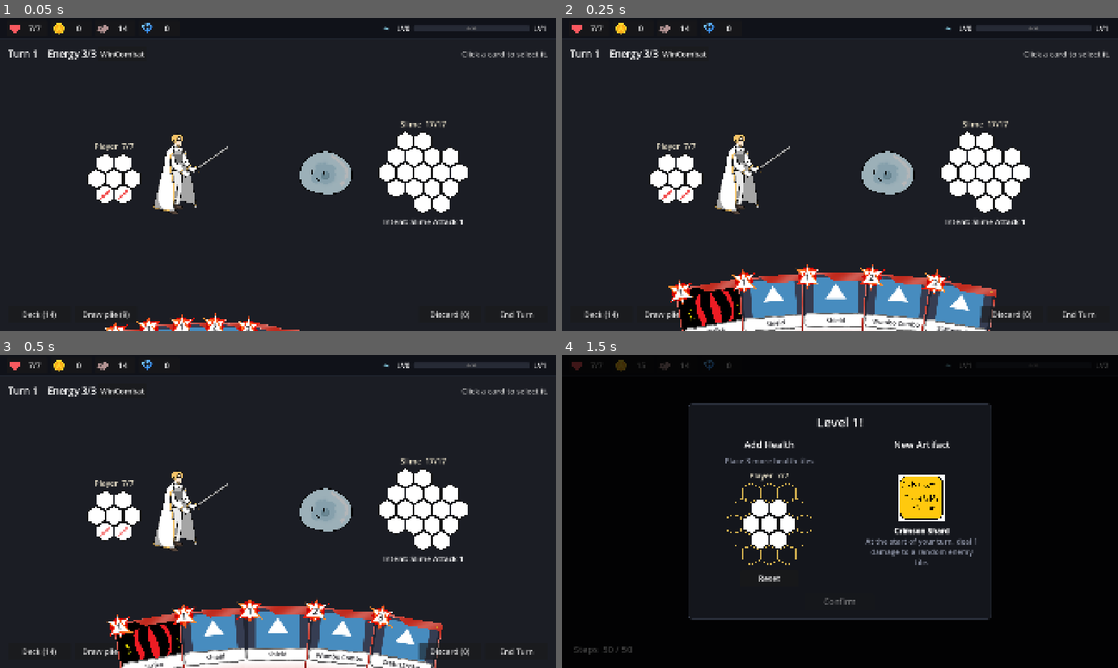
Above: before the commit, frames 1-4 (two rows, left to right).
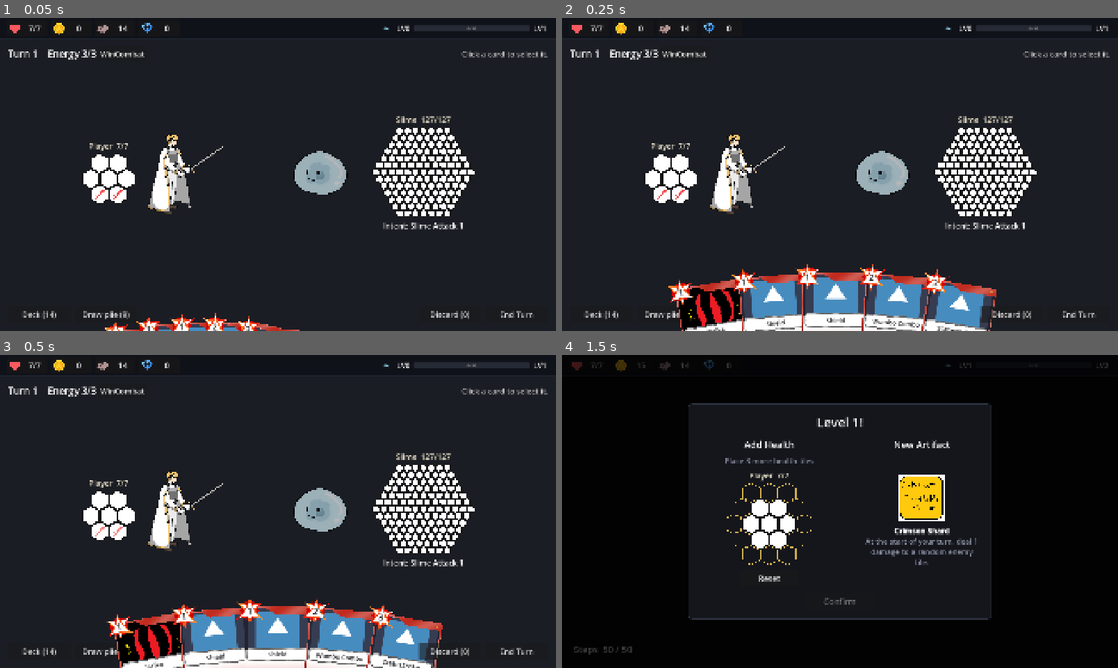
Above: after the commit, the same moments.

Repository: himaiayas/hex-sts
Game: Godot game, scene res://scenes/combat.tscn
The game is run twice, just before and just after one commit, with the same random seed, the same clock (stepped at 60 frames per second) and the same inputs. This scene is started directly instead of the project's main scene. The engine's default icon, where the game draws it, is replaced by a stand-in: a white triangle on a blue panel in a dark square.
Inputs:
- Up to frame 1 (0.05 s): no input
- Up to frame 2 (0.25 s): no input
- Up to frame 3 (0.5 s): no input
- Up to frame 4 (1.5 s): click "WinCombat" at 0.5 s; click "Continue" at 1.25 s

The runs differ from the first frame. In frame 1, 4.7% of the frame differs, in the area x 15-86%, y 31-68%; in frame 2, 4.7%; in frame 3, 4.7%; in frame 4, nothing differs.

Commit message:
feat: assert maximum size for health grid

Diff:
--- a/scripts/combat/ui/health_grid_view.gd
+++ b/scripts/combat/ui/health_grid_view.gd
@@ -6,7 +6,8 @@
 
 signal cell_clicked(unit: CombatUnit, coords: Vector2i)
 
-const HEX_SIZE := 36.0
+const HEX_SIZE := 36.0  # largest hex radius; big grids shrink below it
+const MAX_GRID_SIZE := Vector2(360, 330)  # hexes shrink so the grid (without its name) fits in this
 const SQRT3 := 1.7320508
 const NAME_HEIGHT := 40.0
 const NO_CELL := Vector2i(999999, 999999)  # not (0,0): that's a real cell
@@ -44,6 +45,7 @@
 
 var _hover := NO_CELL
 var _origin := Vector2.ZERO
+var _hex := HEX_SIZE  # current hex radius
 var _info_cell := NO_CELL  # tile under the mouse, for the info panels (any grid, clickable or not)
 var _info_timer := 0.0
 var _info_box := InfoPanel.make_box()
@@ -70,16 +72,24 @@
 
 
 func refresh() -> void:
+	# Measure at hex size 1, then pick the size that fits MAX_GRID_SIZE.
 	var min_p := Vector2(INF, INF)
 	var max_p := Vector2(-INF, -INF)
 	for cell in unit.health.keys() + candidates:
-		var p := axial_to_pixel(cell)
+		var p := axial_to_pixel(cell, 1.0)
 		min_p = min_p.min(p)
 		max_p = max_p.max(p)
 	if min_p.x == INF:
 		min_p = Vector2.ZERO
 		max_p = Vector2.ZERO
-	var pad := Vector2(HEX_SIZE, HEX_SIZE)
+	var extent := max_p - min_p + Vector2(2.0, 2.0)  # plus one hex of padding each side
+	_hex = minf(HEX_SIZE, minf(MAX_GRID_SIZE.x / extent.x, MAX_GRID_SIZE.y / extent.y))
+	min_p *= _hex
+	max_p *= _hex
+	for key in _particles:  # rebuilt at the new size by _sync_particles
+		_particles[key].queue_free()
+	_particles.clear()
+	var pad := Vector2(_hex, _hex)
 	_origin = -min_p + pad + Vector2(0, NAME_HEIGHT)
 	custom_minimum_size = max_p - min_p + pad * 2 + Vector2(0, NAME_HEIGHT)
 	queue_redraw()
@@ -106,7 +116,7 @@
 				if not _particles.has(key):
 					_particles[key] = _make_particles(effect)
 					add_child(_particles[key])
-				_particles[key].position = _origin + axial_to_pixel(cell)
+				_particles[key].position = cell_position(cell)
 	for key in _particles.keys():
 		if not wanted.has(key):
 			_particles[key].queue_free()
@@ -119,7 +129,7 @@
 	particles.lifetime = PARTICLE_LIFETIME
 	particles.preprocess = PARTICLE_LIFETIME  # already drifting when it appears
 	particles.emission_shape = CPUParticles2D.EMISSION_SHAPE_SPHERE
-	particles.emission_sphere_radius = PARTICLE_SPREAD
+	particles.emission_sphere_radius = PARTICLE_SPREAD * _hex / HEX_SIZE
 	particles.direction = Vector2.UP
 	particles.spread = 20.0
 	particles.gravity = Vector2.ZERO
@@ -134,7 +144,7 @@
 	var icon := effect.get_icon()
 	if icon:
 		particles.texture = icon
-		var scale_amount := PARTICLE_SIZE / icon.get_width()
+		var scale_amount := PARTICLE_SIZE * _hex / HEX_SIZE / icon.get_width()
 		particles.scale_amount_min = scale_amount * 0.8
 		particles.scale_amount_max = scale_amount
 	else:  # no icon: small dots in the effect's colour
@@ -175,15 +185,15 @@
 			color = COLOR_NEW
 		# if action_tile_dict.has(cell):
 		# 	color = color.lerp(COLOR_PREVIEW, 0.65)
-		var corners := hex_corners(_origin + axial_to_pixel(coord), HEX_SIZE - 2.5)
+		var corners := hex_corners(cell_position(coord), _hex - 2.5)
 		draw_colored_polygon(corners, color)
 		corners.append(corners[0])
 		draw_polyline(corners, COLOR_EDGE, 3.0)
 		if tile.hp >= Enum.HealthTileEnum.SHIELDED:
-			_draw_shield(_origin + axial_to_pixel(coord), SHIELD_ALPHA)
+			_draw_shield(cell_position(coord), SHIELD_ALPHA)
 
 	for cell in candidates:
-		var corners := hex_corners(_origin + axial_to_pixel(cell), HEX_SIZE - 2.5)
+		var corners := hex_corners(cell_position(cell), _hex - 2.5)
 		if cell == _hover:
 			draw_colored_polygon(corners, Color(COLOR_CANDIDATE, 0.35))
 		corners.append(corners[0])
@@ -231,11 +241,11 @@
 	if _info_box.get_child_count() == 0:
 		return
 	_info_box.reset_size()
-	var tile_center := get_global_transform() * (_origin + axial_to_pixel(cell))
-	var pos := tile_center + Vector2(HEX_SIZE + InfoPanel.GAP, -HEX_SIZE)
+	var tile_center := get_global_transform() * (_origin + cell_position(cell))
+	var pos := tile_center + Vector2(_hex + InfoPanel.GAP, -_hex)
 	var screen := get_viewport_rect().size
 	if pos.x + _info_box.size.x > screen.x:
-		pos.x = tile_center.x - HEX_SIZE - InfoPanel.GAP - _info_box.size.x
+		pos.x = tile_center.x - _hex - InfoPanel.GAP - _info_box.size.x
 	pos.y = clampf(pos.y, 0.0, maxf(0.0, screen.y - _info_box.size.y))
 	_info_box.position = pos
 	_info_box.show()
@@ -243,20 +253,20 @@
 
 ## What an action will do to a tile: its icon, a small shield hex, or (no icon) its colour.
 func _draw_action(t: BaseActionTile, cell: Vector2i, alpha: float) -> void:
-	var center := _origin + axial_to_pixel(cell)
+	var center := cell_position(cell)
 	if t is ShieldTile:
 		_draw_shield(center, alpha * SHIELD_ALPHA)
 		return
 	var icon := t.get_icon()
 	if icon:
-		var half := Vector2.ONE * ICON_SIZE / 2.0
+		var half := Vector2.ONE * ICON_SIZE * _hex / HEX_SIZE / 2.0
 		draw_texture_rect(icon, Rect2(center - half, half * 2.0), false, Color(1, 1, 1, alpha))
 	else:
-		draw_colored_polygon(hex_corners(center, HEX_SIZE - 2.5), Color(t.get_color(), alpha * 0.5))
+		draw_colored_polygon(hex_corners(center, _hex - 2.5), Color(t.get_color(), alpha * 0.5))
 
 
 func _draw_shield(center: Vector2, alpha: float) -> void:
-	draw_colored_polygon(hex_corners(center, HEX_SIZE * SHIELD_SCALE), Color(COLOR_SHIELDED, alpha))
+	draw_colored_polygon(hex_corners(center, _hex * SHIELD_SCALE), Color(COLOR_SHIELDED, alpha))
 
 
 func _gui_input(event: InputEvent) -> void:
@@ -282,13 +292,18 @@
 			cell_clicked.emit(unit, cell)
 
 
+## Centre of a cell in this grid's local coordinates.
+func cell_position(cell: Vector2i) -> Vector2:
+	return _origin + axial_to_pixel(cell, _hex)
+
+
 static func axial_to_pixel(c: Vector2i, hex_size := HEX_SIZE) -> Vector2:
 	return Vector2(hex_size * SQRT3 * (c.x + c.y / 2.0), hex_size * 1.5 * c.y)
 
 
 func _pixel_to_axial(p: Vector2) -> Vector2i:
-	var fq := (SQRT3 / 3.0 * p.x - p.y / 3.0) / HEX_SIZE
-	var fr := (2.0 / 3.0 * p.y) / HEX_SIZE
+	var fq := (SQRT3 / 3.0 * p.x - p.y / 3.0) / _hex
+	var fr := (2.0 / 3.0 * p.y) / _hex
 	var fs := -fq - fr
 	var q := roundf(fq)
 	var r := roundf(fr)
--- a/scripts/enemies/slime/slime.gd
+++ b/scripts/enemies/slime/slime.gd
@@ -4,24 +4,139 @@
 
 func _init() -> void:
 	var coords: Array[Vector2i] = [
-		Vector2i(0, 0),
-		Vector2i(1, 0),
-		Vector2i(0, 1),
-		Vector2i(-1, 1),
-		Vector2i(-1, 0),
-		Vector2i(0, -1),
-		Vector2i(1, -1),
-		Vector2i(2, 0),
-		Vector2i(1, 1),
-		Vector2i(0, 2),
-		Vector2i(-1, 2),
-		Vector2i(-2, 1),
-		Vector2i(-2, 0),
-		Vector2i(-1, -1),
-		Vector2i(0, -2),
-		Vector2i(1, -2),
-		Vector2i(2, -1),
-	]
+	Vector2i(0, 0),
+	Vector2i(1, 0),
+	Vector2i(0, 1),
+	Vector2i(-1, 1),
+	Vector2i(-1, 0),
+	Vector2i(0, -1),
+	Vector2i(1, -1),
+
+	Vector2i(2, 0),
+	Vector2i(1, 1),
+	Vector2i(0, 2),
+	Vector2i(-1, 2),
+	Vector2i(-2, 2),
+	Vector2i(-2, 1),
+	Vector2i(-2, 0),
+	Vector2i(-1, -1),
+	Vector2i(0, -2),
+	Vector2i(1, -2),
+	Vector2i(2, -2),
+	Vector2i(2, -1),
+
+	Vector2i(3, 0),
+	Vector2i(2, 1),
+	Vector2i(1, 2),
+	Vector2i(0, 3),
+	Vector2i(-1, 3),
+	Vector2i(-2, 3),
+	Vector2i(-3, 3),
+	Vector2i(-3, 2),
+	Vector2i(-3, 1),
+	Vector2i(-3, 0),
+	Vector2i(-2, -1),
+	Vector2i(-1, -2),
+	Vector2i(0, -3),
+	Vector2i(1, -3),
+	Vector2i(2, -3),
+	Vector2i(3, -3),
+	Vector2i(3, -2),
+	Vector2i(3, -1),
+
+	Vector2i(4, 0),
+	Vector2i(3, 1),
+	Vector2i(2, 2),
+	Vector2i(1, 3),
+	Vector2i(0, 4),
+	Vector2i(-1, 4),
+	Vector2i(-2, 4),
+	Vector2i(-3, 4),
+	Vector2i(-4, 4),
+	Vector2i(-4, 3),
+	Vector2i(-4, 2),
+	Vector2i(-4, 1),
+	Vector2i(-4, 0),
+	Vector2i(-3, -1),
+	Vector2i(-2, -2),
+	Vector2i(-1, -3),
+	Vector2i(0, -4),
+	Vector2i(1, -4),
+	Vector2i(2, -4),
+	Vector2i(3, -4),
+	Vector2i(4, -4),
+	Vector2i(4, -3),
+	Vector2i(4, -2),
+	Vector2i(4, -1),
+
+	Vector2i(5, 0),
+	Vector2i(4, 1),
+	Vector2i(3, 2),
+	Vector2i(2, 3),
+	Vector2i(1, 4),
+	Vector2i(0, 5),
+	Vector2i(-1, 5),
+	Vector2i(-2, 5),
+	Vector2i(-3, 5),
+	Vector2i(-4, 5),
+	Vector2i(-5, 5),
+	Vector2i(-5, 4),
+	Vector2i(-5, 3),
+	Vector2i(-5, 2),
+	Vector2i(-5, 1),
+	Vector2i(-5, 0),
+	Vector2i(-4, -1),
+	Vector2i(-3, -2),
+	Vector2i(-2, -3),
+	Vector2i(-1, -4),
+	Vector2i(0, -5),
+	Vector2i(1, -5),
+	Vector2i(2, -5),
+	Vector2i(3, -5),
+	Vector2i(4, -5),
+	Vector2i(5, -5),
+	Vector2i(5, -4),
+	Vector2i(5, -3),
+	Vector2i(5, -2),
+	Vector2i(5, -1),
+
+	Vector2i(6, 0),
+	Vector2i(5, 1),
+	Vector2i(4, 2),
+	Vector2i(3, 3),
+	Vector2i(2, 4),
+	Vector2i(1, 5),
+	Vector2i(0, 6),
+	Vector2i(-1, 6),
+	Vector2i(-2, 6),
+	Vector2i(-3, 6),
+	Vector2i(-4, 6),
+	Vector2i(-5, 6),
+	Vector2i(-6, 6),
+	Vector2i(-6, 5),
+	Vector2i(-6, 4),
+	Vector2i(-6, 3),
+	Vector2i(-6, 2),
+	Vector2i(-6, 1),
+	Vector2i(-6, 0),
+	Vector2i(-5, -1),
+	Vector2i(-4, -2),
+	Vector2i(-3, -3),
+	Vector2i(-2, -4),
+	Vector2i(-1, -5),
+	Vector2i(0, -6),
+	Vector2i(1, -6),
+	Vector2i(2, -6),
+	Vector2i(3, -6),
+	Vector2i(4, -6),
+	Vector2i(5, -6),
+	Vector2i(6, -6),
+	Vector2i(6, -5),
+	Vector2i(6, -4),
+	Vector2i(6, -3),
+	Vector2i(6, -2),
+	Vector2i(6, -1),
+]
 	super("Slime", CombatUnit.make_hex_health(coords))
 	sprite = preload("res://assets/enemies/slime.png")
 	actions = [
